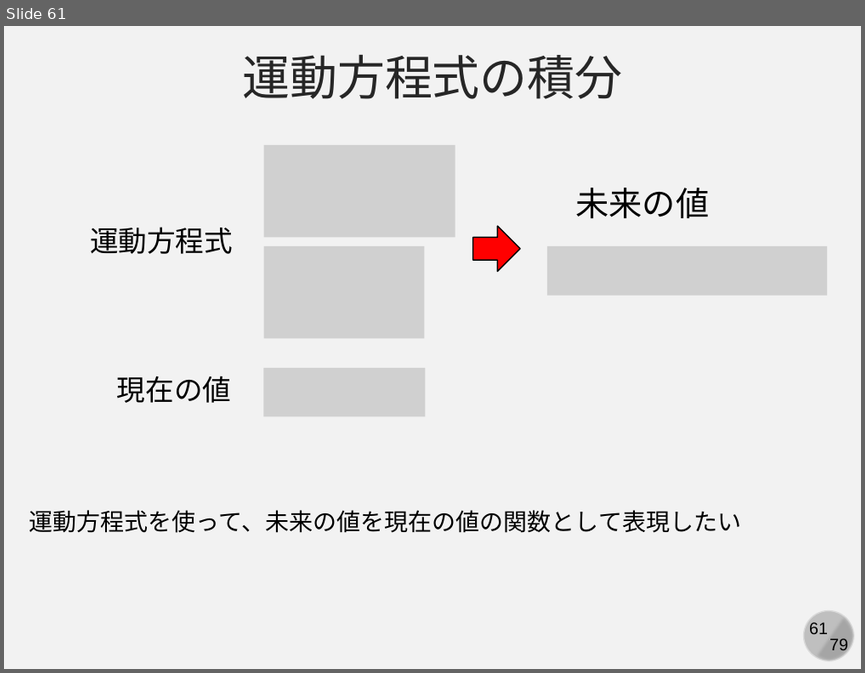
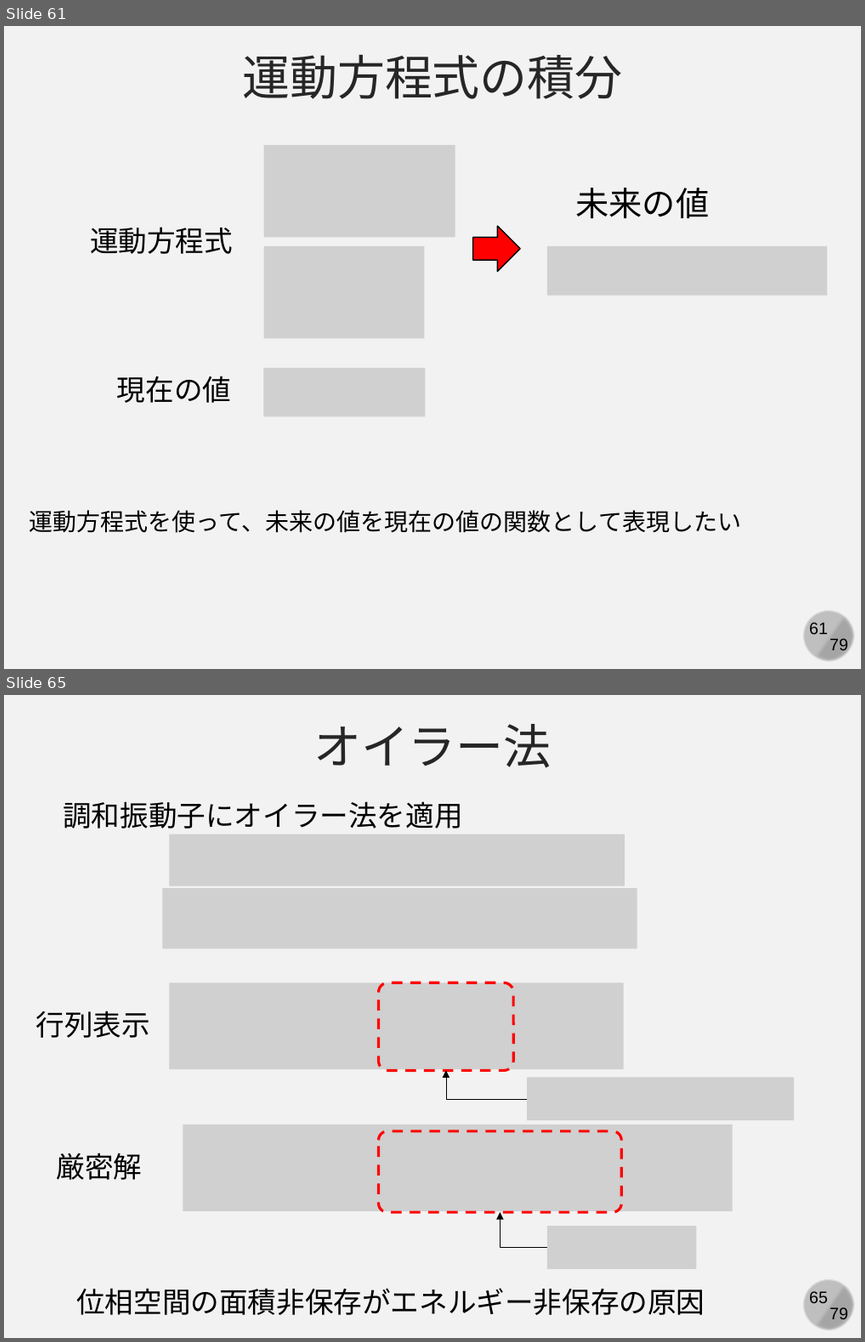
Before and after one commit to kaityo256/simulation_engineering, a slide deck: 05_md_basic/simulation05.pptx. Shown one above the other, each under a label of ours: slide 61 before the commit, slides 61 and 65 after it; the slides between them are not shown. The pictures are 865x673 and 865x1342 pixels, drawn with LibreOffice and Linux fonts; fonts in the diff are those of the drawing; grey boxes stand for pictures. Boxes give left, top, right and bottom in pixels: in the first picture for what was removed or moved away, otherwise in the second. Text is boxed around its words. In the diff, an @@ line names an element or a change of style, - is before the commit and + after.

```diff
--- a/05_md_basic/simulation05.pptx
+++ b/05_md_basic/simulation05.pptx
@@ slide 65 added at <box>4,695,861,1338</box>, background #F2F2F2; not listed: 4 template elements that a slide beside it also shows @@
@@ text added at <box>313,724,551,768</box>, 40 pt, text #262626 @@
+オイラー法
@@ text added at <box>63,801,462,828</box>, 24 pt, text #000000 @@
+調和振動子にオイラー法を適用
@@ picture added at <box>170,834,624,886</box> @@
@@ picture added at <box>162,888,637,948</box> @@
@@ picture added at <box>170,983,624,1069</box> @@
@@ rounded rectangle added at <box>378,983,513,1071</box>, outline #FF0000 2.25 pt dashed @@
@@ text added at <box>36,1010,150,1038</box>, 24 pt, text #000000 @@
+行列表示
@@ elbow arrow added from (527, 1099) to (446, 1071), #000000 0.5 pt @@
@@ picture added at <box>527,1077,794,1120</box> @@
@@ picture added at <box>183,1124,732,1211</box> @@
@@ text added at <box>56,1152,142,1179</box>, 24 pt, text #000000 @@
+厳密解
@@ rounded rectangle added at <box>378,1131,621,1212</box>, outline #FF0000 2.25 pt dashed @@
@@ elbow arrow added from (547, 1247) to (500, 1212), #000000 0.5 pt @@
@@ picture added at <box>547,1225,696,1268</box> @@
@@ text added at <box>76,1287,704,1315</box>, 24 pt, text #000000 @@
+位相空間の面積非保存がエネルギー非保存の原因
```
Also in this commit, not shown: 4 slides changed, 4 other slides added.
